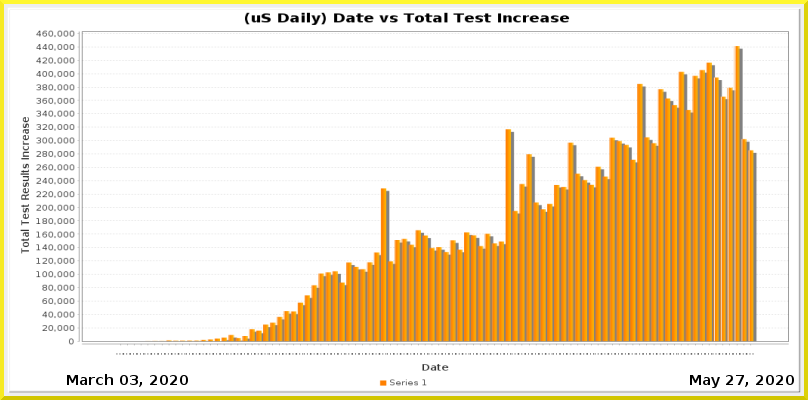
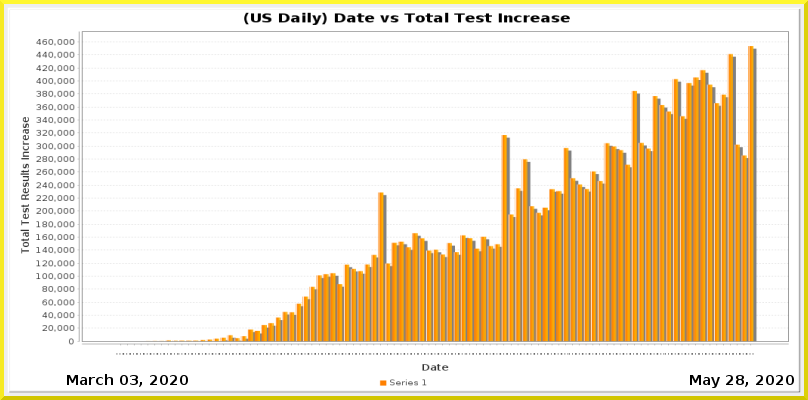
Revision of a layered 808 × 400 image; what changed, layer by layer:
painted on "Current Date" over [736, 375, 744, 385]
painted on "Date_vs_TestIncrease.png" over [36, 12, 789, 355]
